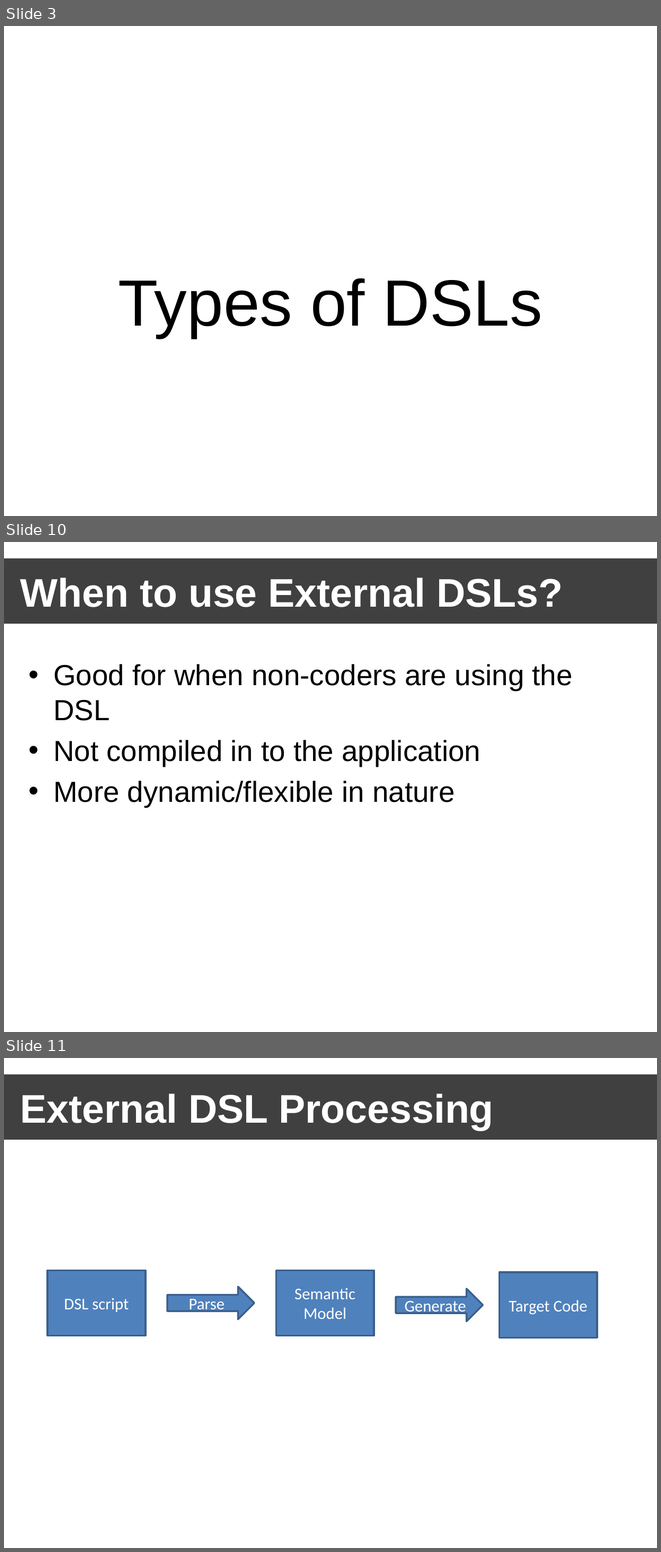
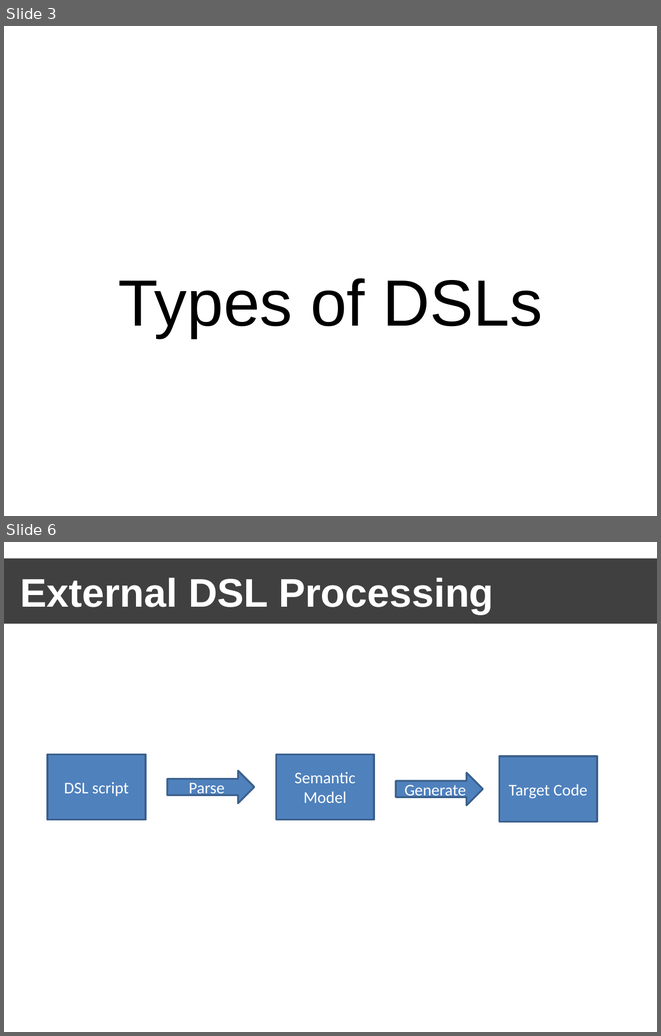
Before and after one commit to jbogard/presentations, a slide deck: BuildingExternalDSLs/Building External DSLs.pptx. Shown one above the other, each under a label of ours: slides 3, 10 and 11 before the commit, slides 3 and 6 after it; the slides between them are not shown. The pictures are 661x1552 and 661x1036 pixels, drawn with LibreOffice and Linux fonts; fonts in the diff are those of the drawing; background and template pictures are left out. Boxes give left, top, right and bottom in pixels: in the first picture for what was removed or moved away, otherwise in the second. Text is boxed around its words. In the diff, an @@ line names an element or a change of style, - is before the commit and + after.

```diff
--- a/BuildingExternalDSLs/Building External DSLs.pptx
+++ b/BuildingExternalDSLs/Building External DSLs.pptx
@@ slide 10 removed at [4, 542, 657, 1032], background picture (left out) @@
@@ title removed at [4, 558, 657, 624] @@
-When to use External DSLs?
@@ text removed at [53, 664, 573, 807] @@
-• Good for when non-coders are using the DSL
-• Not compiled in to the application
-• More dynamic/flexible in nature
@@ what was slide 11 is now slide 6 @@
```
Also in this commit, not shown: 4 slides changed, 2 slides added, 4 other slides removed, 39 other files.
